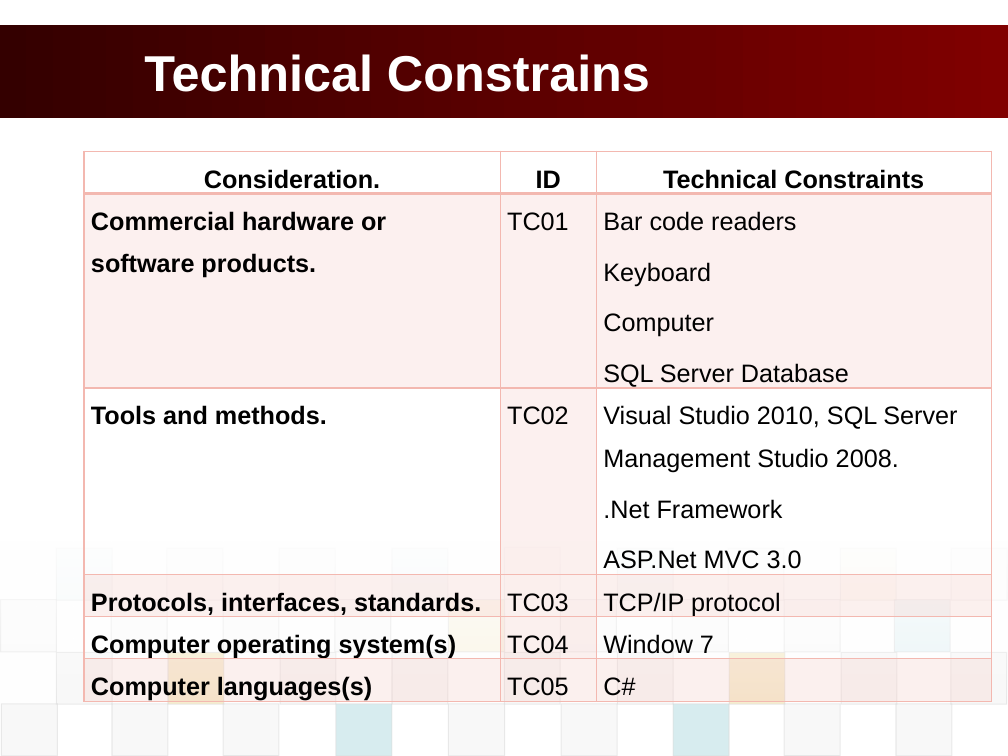
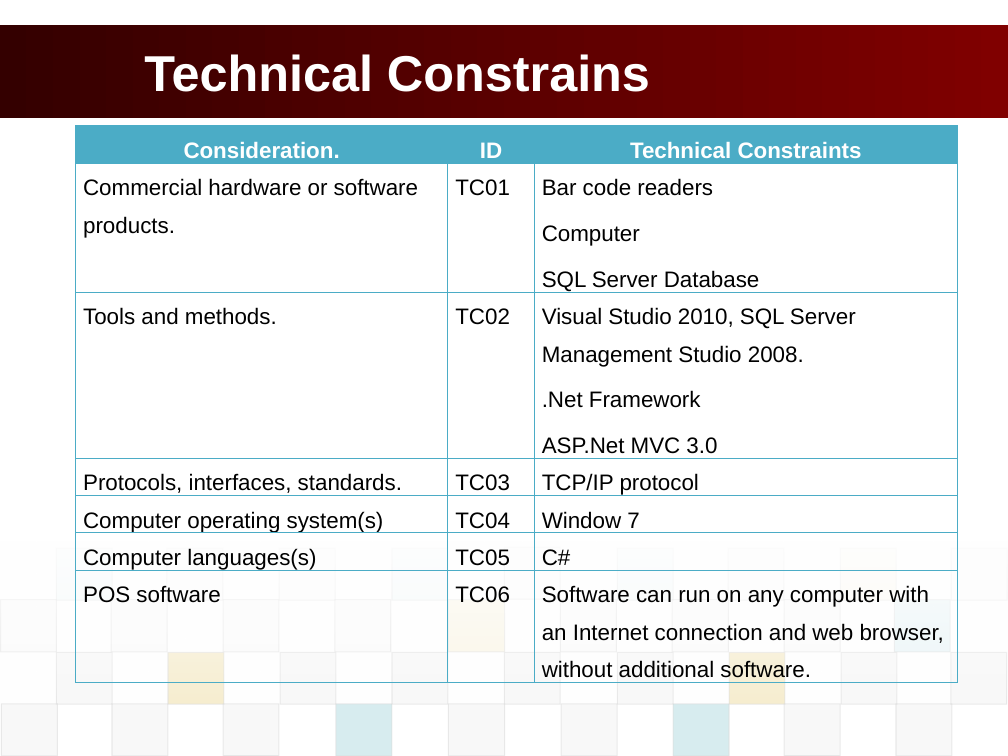
Before and after one commit to vucongthuc/hit-team-2012, a slide deck: slide 14 of Architect and Design/Final Project/K15T2_Team2_FinalProject/POS_Presentation/POS_PresentationSlide.pptx (slide 19 before the commit). Drawn at 1008x756 pixels with LibreOffice and Linux fonts; fonts in the diff are those of the drawing; background and template pictures are left out. Boxes give left, top, right and bottom in pixels: in the first picture for what was removed or moved away, otherwise in the second. Text is boxed around its words. In the diff, an @@ line names an element or a change of style, - is before the commit and + after.

```diff
--- a/Architect and Design/Final Project/K15T2_Team2_FinalProject/POS_Presentation/POS_PresentationSlide.pptx
+++ b/Architect and Design/Final Project/K15T2_Team2_FinalProject/POS_Presentation/POS_PresentationSlide.pptx
@@ table at box(76, 126, 958, 689) @@
-row 2, column 3: Bar code readers / Keyboard / Computer / SQL Server Database
+row 2, column 3: Bar code readers / Computer / SQL Server Database
+row 7: POS software | TC06 | Software can run on any computer with an Internet connection and web browser, without additional software.
@@ table: place and size @@
-table at box(84, 151, 991, 738)
+table at box(76, 126, 958, 689)
```
Also in this commit, not shown: 5 other slides changed, 2 slides added, 6 slides removed, 17 other files.
